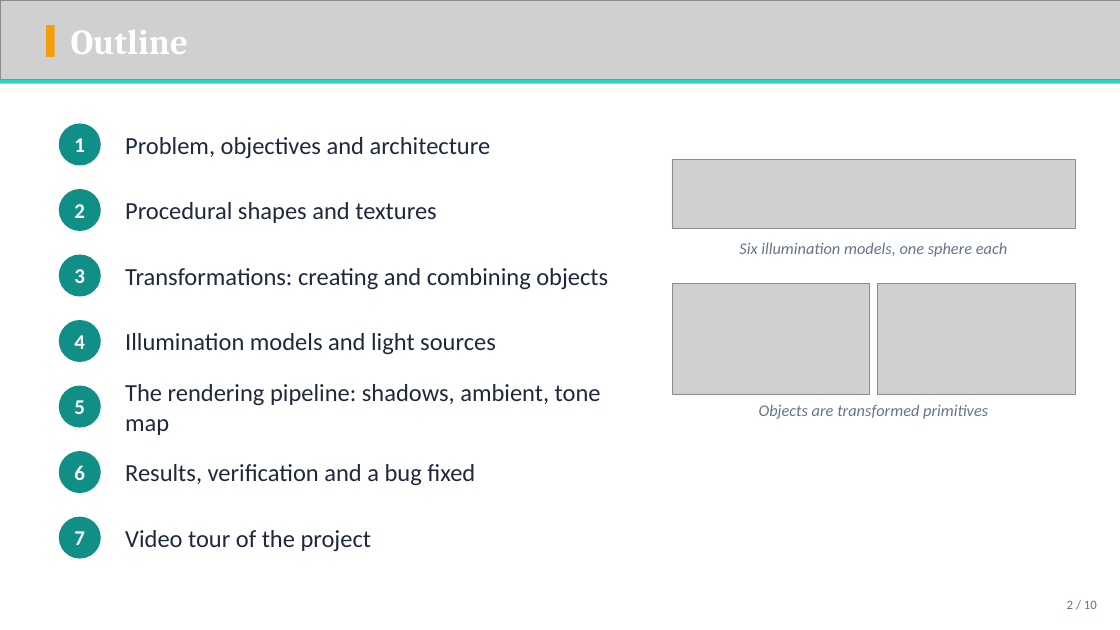
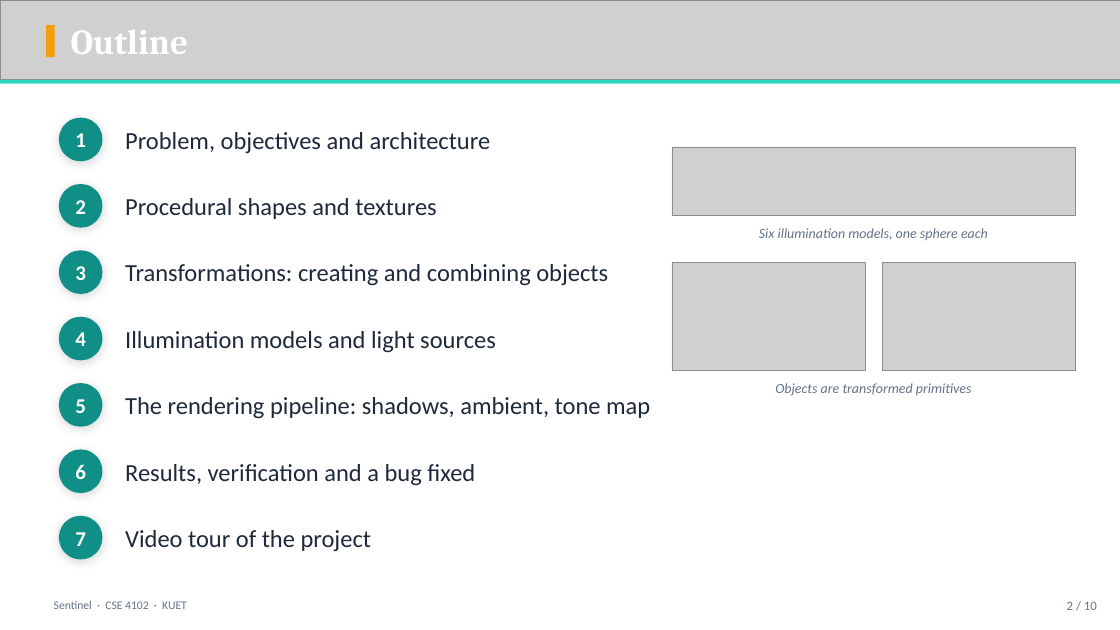
Before and after one commit to ShifatHasanGNS/Sentinel, a slide deck: slide 2 of Docs/Deliverables/Slides/Sentinel_Presentation.pptx. Drawn at 1120x630 pixels with LibreOffice and Linux fonts; fonts in the diff are those of the drawing; grey boxes stand for pictures; background and template pictures are left out. Boxes give left, top, right and bottom in pixels: in the first picture for what was removed or moved away, otherwise in the second. Text is boxed around its words. In the diff, an @@ line names an element or a change of style, - is before the commit and + after.

Commit message:
Slides: transparent single-font equation images, shadowed panels, chevron pipelines, Libertine theme for the PDF

```diff
--- a/Docs/Deliverables/Slides/Sentinel_Presentation.pptx
+++ b/Docs/Deliverables/Slides/Sentinel_Presentation.pptx
@@ 3 ellipses, 2 texts: place and size @@
-3 ellipses, 2 texts at <box>59,124,101,297</box>
+3 ellipses, 2 texts at <box>59,118,103,294</box>
@@ shadow on in 7 elements at <box>59,516,103,560</box>, <box>59,450,103,493</box>, <box>59,383,103,427</box>, <box>59,317,103,360</box>, <box>59,250,103,294</box>, <box>59,184,103,228</box>, <box>59,118,103,161</box> @@
@@ text "Problem, objectives and architecture": place and size @@
-text "Problem, objectives and architecture" at <box>125,137,491,158</box>
+text "Problem, objectives and architecture" at <box>125,132,491,153</box>
@@ picture: place and size @@
-picture at <box>672,160,1075,229</box>
+picture at <box>672,147,1075,216</box>
@@ text "Procedural shapes and textures": place and size @@
-text "Procedural shapes and textures" at <box>125,202,436,223</box>
+text "Procedural shapes and textures" at <box>125,198,436,219</box>
@@ text "Six illumination models, one sphere ...": place and size @@
-text "Six illumination models, one sphere ..." at <box>739,242,1007,257</box>
+text "Six illumination models, one sphere ..." at <box>759,228,988,240</box>
@@ text "Six illumination models, one sphere ..." at <box>759,228,988,240</box>: size 14 to 12 pt @@
@@ text "Transformations: creating and combining objects": place and size @@
-text "Transformations: creating and combining objects" at <box>125,268,608,290</box>
+text "Transformations: creating and combining objects" at <box>125,264,608,286</box>
@@ picture: place and size @@
-picture at <box>672,283,870,394</box>
+picture at <box>672,262,865,371</box>
@@ picture: place and size @@
-picture at <box>878,283,1075,394</box>
+picture at <box>882,262,1075,371</box>
@@ text "The rendering pipeline: shadows, ambient, ..." rewrapped from <box>125,384,601,435</box> to <box>125,397,650,419</box> @@
@@ text "Objects are transformed primitives" at <box>775,383,972,396</box>: size 14 to 12 pt @@
@@ text "Objects are transformed primitives": place and size @@
-text "Objects are transformed primitives" at <box>759,404,988,419</box>
+text "Objects are transformed primitives" at <box>775,383,972,396</box>
@@ text added at <box>54,601,187,609</box>, 10 pt, text #64748B @@
+Sentinel · CSE 4102 · KUET
```
Also in this commit, not shown: 8 other slides changed, 29 other files.
